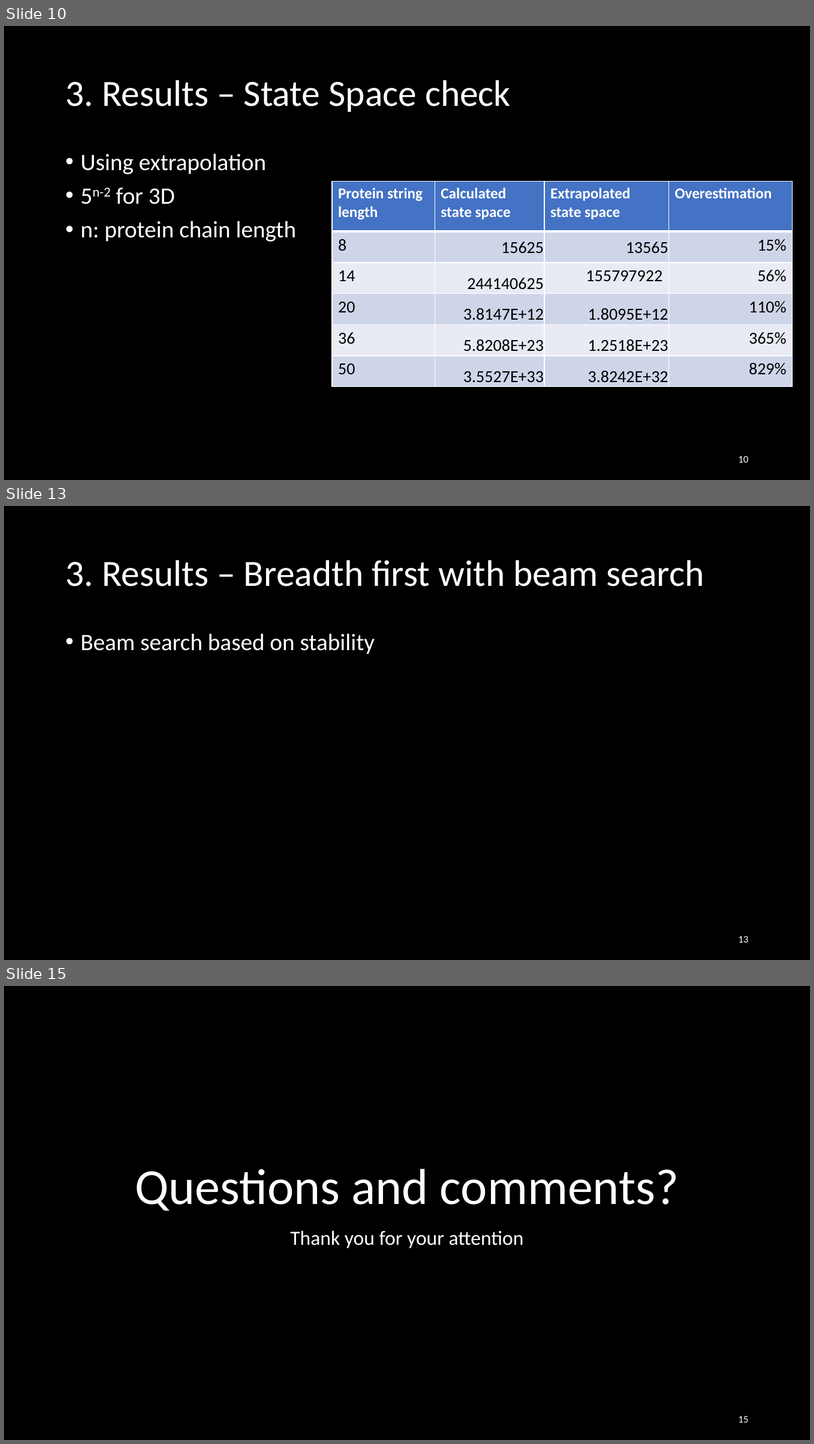
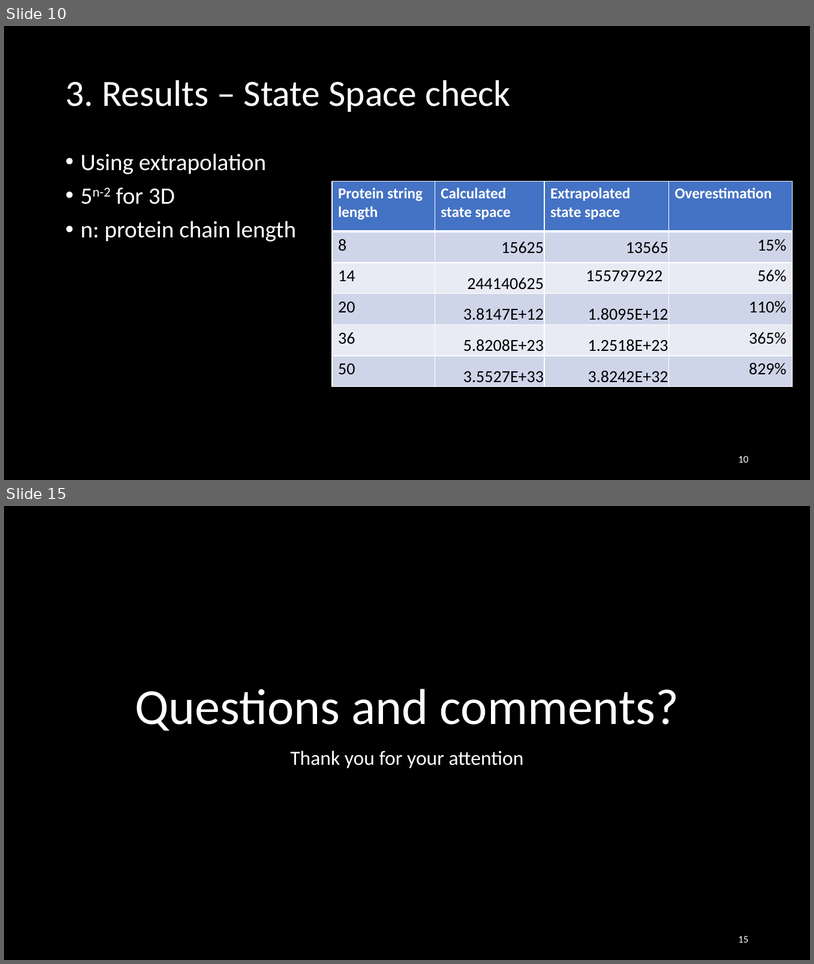
Before and after one commit to Loek21/Protein-Pow-d-er, a slide deck: Docs/PPP, final.pptx. Shown one above the other, each under a label of ours: slides 10, 13 and 15 before the commit, slides 10 and 15 after it; the slides between them are not shown. The pictures are 814x1444 and 814x964 pixels, drawn with LibreOffice and Linux fonts; fonts in the diff are those of the drawing. Boxes give left, top, right and bottom in pixels: in the first picture for what was removed or moved away, otherwise in the second. Text is boxed around its words. In the diff, an @@ line names an element or a change of style, - is before the commit and + after.

```diff
--- a/Docs/PPP, final.pptx
+++ b/Docs/PPP, final.pptx
@@ slide 13 removed at [4,506,810,960], background #000000 @@
@@ title removed at [65,560,705,586] @@
-3. Results – Breadth first with beam search
@@ text removed at [81,633,375,654] @@
-• Beam search based on stability
@@ page number removed at [738,936,749,942] @@
-13
```
Also in this commit, not shown: 3 slides changed, 6 slides added, 1 other slide removed, 5 other files.
